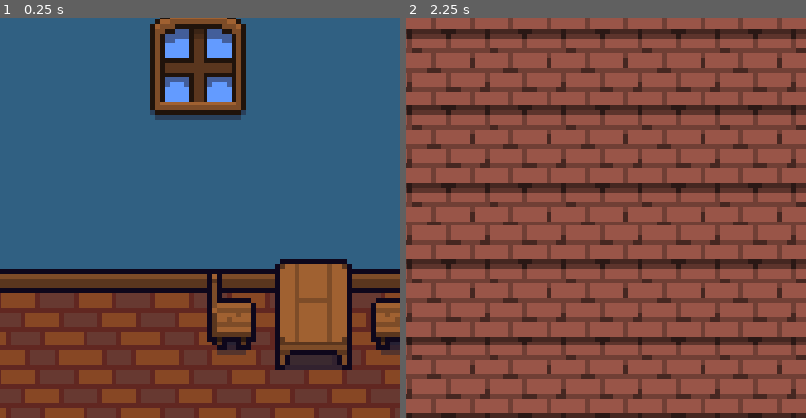
Above: before the commit, frames 1-2 (left to right).
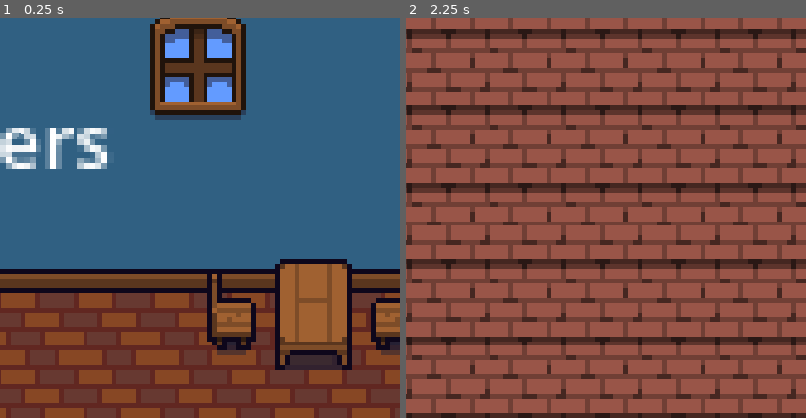
Above: after the commit, the same moments.

Repository: henry-w-slough/ferdinands-tavern
Game: Godot game, scene res://Scenes/world.tscn
Two runs of this game, one before a commit and one after it. Both use one fixed random seed, a clock stepped at 60 frames per second and the inputs below.
Inputs:
- Up to frame 1 (0.25 s): no input
- Up to frame 2 (2.25 s): tap Enter at 0.5, 2 s; tap Left (change_camera_left) at 0.6, 2.1 s; tap Space at 1.25 s; tap Right (change_camera_right) at 1.35 s
The pictures show only the part of the screen within x 0-50%, y 0-50%; the shares and areas given below are measured in that part.

The runs differ from the first frame. In frame 1, 1.9% of the frame differs, in the area x 0-27%, y 27-38%; in frame 2, nothing differs.

Commit message:
Started basic gui

Diff:
--- /dev/null
+++ b/Scenes/gui.tscn
@@ -0,0 +1,23 @@
+[gd_scene format=3 uid="uid://q5153ntqjw5a"]
+
+[node name="Gui" type="MarginContainer" unique_id=1899261325]
+offset_right = 40.0
+offset_bottom = 40.0
+rotation = 0.0023614352
+theme_override_constants/margin_left = 20
+theme_override_constants/margin_top = 20
+theme_override_constants/margin_right = 20
+theme_override_constants/margin_bottom = 20
+
+[node name="HBoxContainer" type="HBoxContainer" parent="." unique_id=1985358842]
+layout_mode = 2
+
+[node name="VBoxContainer" type="VBoxContainer" parent="HBoxContainer" unique_id=964368579]
+layout_mode = 2
+
+[node name="HBoxContainer" type="HBoxContainer" parent="HBoxContainer" unique_id=1780321809]
+layout_mode = 2
+
+[node name="Label" type="Label" parent="HBoxContainer/HBoxContainer" unique_id=690573284]
+layout_mode = 2
+text = "Orders"
--- a/Scenes/world.tscn
+++ b/Scenes/world.tscn
@@ -6,6 +6,7 @@
 [ext_resource type="Texture2D" uid="uid://clxltnvcnvavy" path="res://Assets/furniture_tileset.png" id="2_go701"]
 [ext_resource type="PackedScene" uid="uid://bij4ilt3tkapm" path="res://Scenes/Customer.tscn" id="3_customer"]
 [ext_resource type="Script" uid="uid://c3411rnpepkks" path="res://Scripts/camera_handler.gd" id="4_5ukr8"]
+[ext_resource type="PackedScene" uid="uid://q5153ntqjw5a" path="res://Scenes/gui.tscn" id="7_o06y3"]
 
 [sub_resource type="NavigationPolygon" id="NavigationPolygon_in6rm"]
 vertices = PackedVector2Array(312.04688, 85.97656, 312.9375, 149.00781, 53, 149.97656, 53, 85.00781)
@@ -480,3 +481,5 @@
 [node name="KitchenCamera" type="Camera2D" parent="." unique_id=312231135]
 position = Vector2(626, 81)
 zoom = Vector2(6, 6)
+
+[node name="Gui" parent="." unique_id=1899261325 instance=ExtResource("7_o06y3")]
